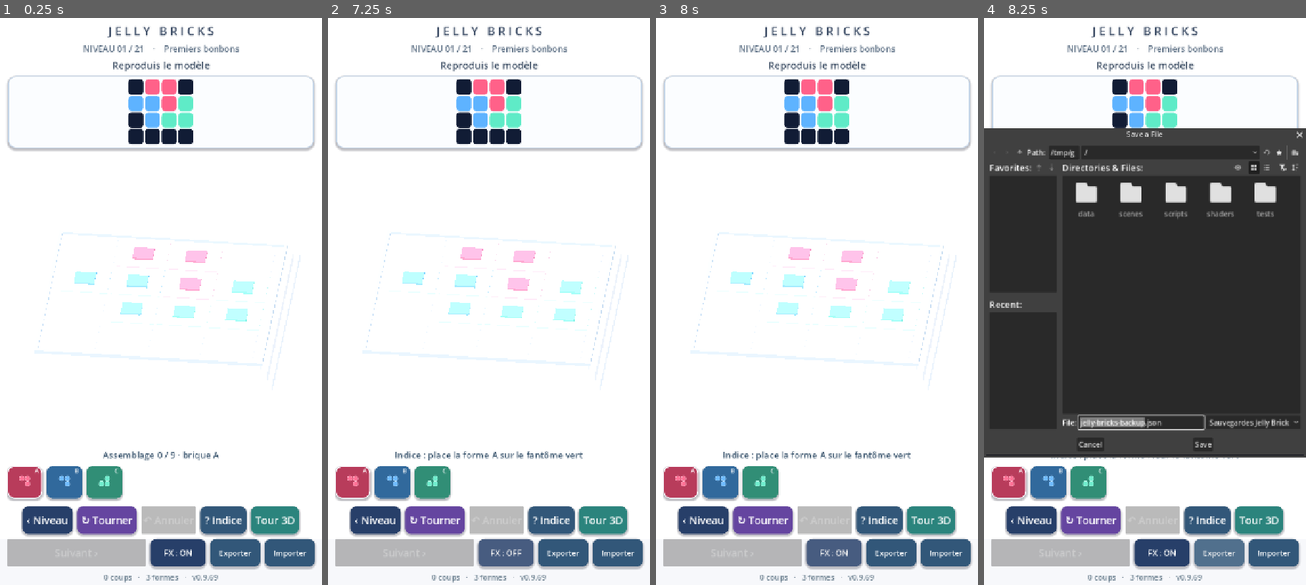
Above: before the commit, frames 1-4 (left to right).
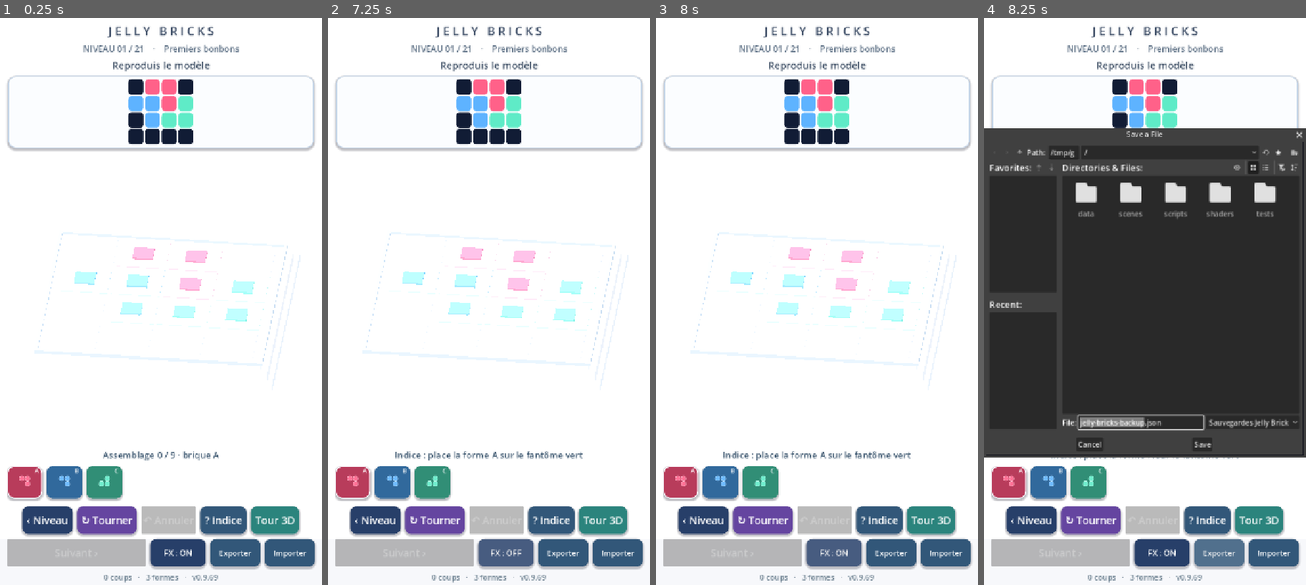
Above: after the commit, the same moments.

Repository: dbrckk/Jelly-bricks
Game: Godot game, scene res://scenes/main.tscn
Two runs of this game, one before a commit and one after it. Both use one fixed random seed, a clock stepped at 60 frames per second and the inputs below.
Inputs (mouse positions are in pixels of both pictures, inside the frame that each line leads up to):
- Up to frame 1 (0.25 s): no input
- Up to frame 2 (7.25 s): click (353, 482) at 0.52 s; click (392, 482) at 1.27 s; click (431, 482) at 2.02 s; click "‹ Niveau" at 2.75 s; click "↻ Tourner" at 3.5 s; click "? Indice" at 4.25 s; click "Tour 3D" at 5 s; click "‹ Puzzles" at 5.75 s; click "FX : ON" at 6.5 s
- Up to frame 3 (8 s): click "FX : OFF" at 7.25 s
- Up to frame 4 (8.25 s): click "Exporter" at 8 s

Frames 1-3 are identical in both runs. In frame 4, 0.7% of the frame differs, in the area x 26-100%, y 19-78%.

Commit message:
feat(godot): deepen compressed dye and increase translucent cap response within safe bounds

Diff:
--- a/native-godot/shaders/jelly.gdshader
+++ b/native-godot/shaders/jelly.gdshader
@@ -852,9 +852,9 @@
         vec3 refracted_dye = candy_tint.rgb *
             (1.14 + .10 * top_light);
         jelly_color = mix(jelly_color, refracted_dye,
-            clamp(thinner_cap * .46, 0.0, .37));
-        jelly_color = mix(jelly_color, candy_tint.rgb * .42,
-            clamp(denser_wall * .53, 0.0, .38));
+            clamp(thinner_cap * .62, 0.0, .44));
+        jelly_color = mix(jelly_color, candy_tint.rgb * .38,
+            clamp(denser_wall * .76, 0.0, .45));
     }
     // Two differently dyed jelly volumes transmit a faint mixture through
     // the lower sidewall of the upper brick, close to their REAL overlapping
@@ -975,7 +975,7 @@
     if (studio_glass > .001 && studio_pigment > .82 &&
             studio_strain_optics > .001) {
         tinted_alpha += jelly_optic_strain *
-            studio_strain_optics * .036;
+            studio_strain_optics * .048;
     }
     ALPHA = clamp(tinted_alpha, 0.0, 1.0);
     // The stud and its rounded side are molded from the SAME pigmented
